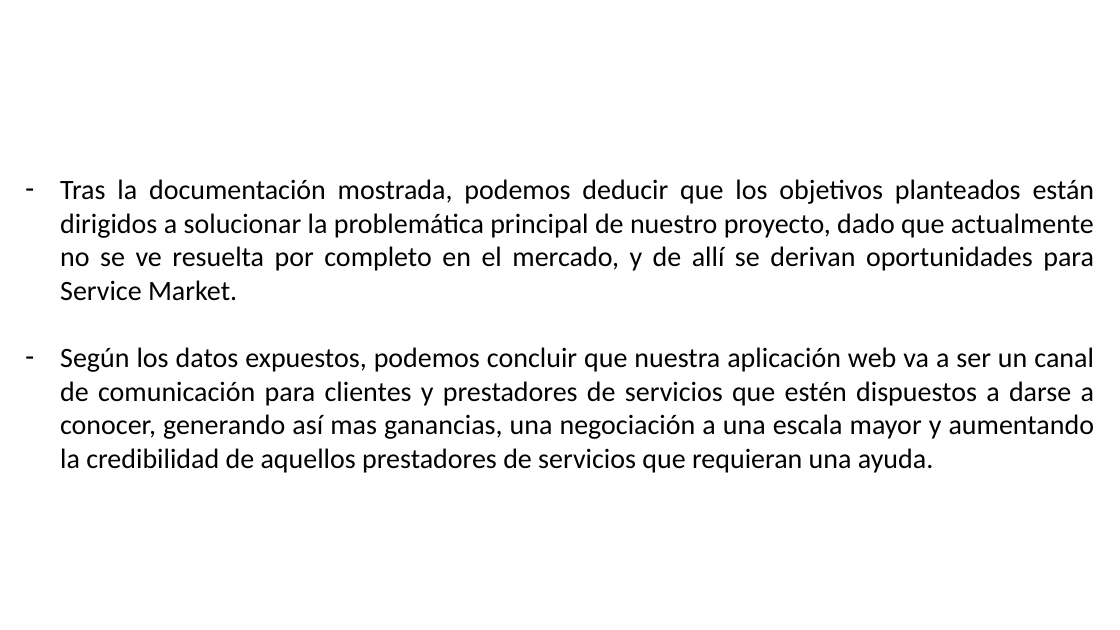
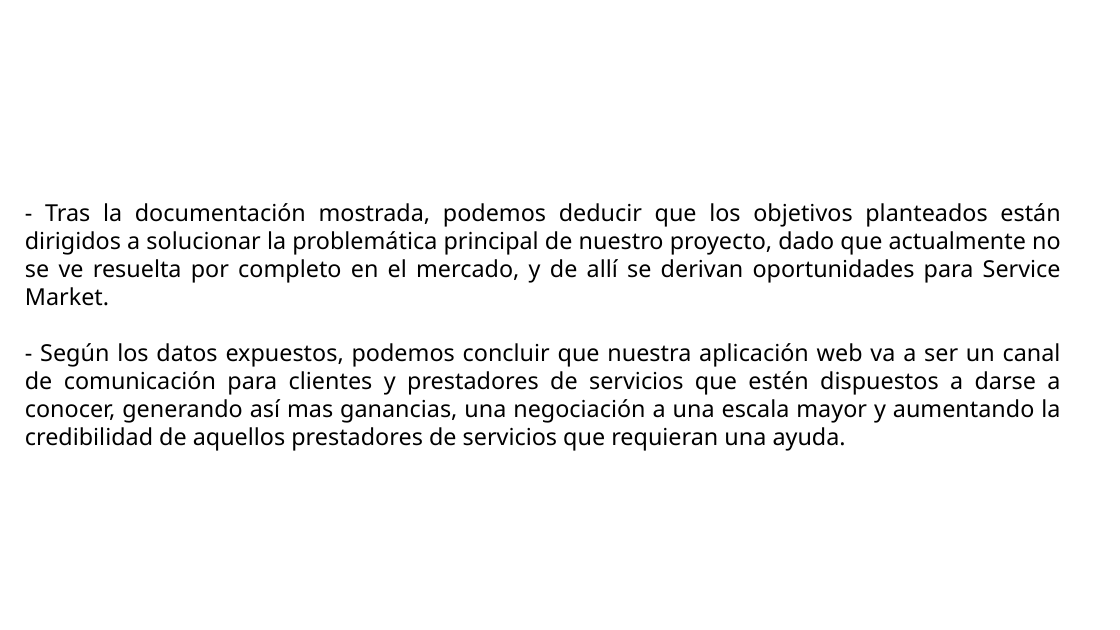
Before and after one commit to yeseniaquejada/SERVICE_MARKET, a slide deck: slide 32 of PROYECTO FORMATIVO.pptx (slide 33 before the commit). Drawn at 1120x630 pixels with LibreOffice and Linux fonts; fonts in the diff are those of the drawing; background and template pictures are left out. Boxes give left, top, right and bottom in pixels: in the first picture for what was removed or moved away, otherwise in the second. Text is boxed around its words. In the diff, an @@ line names an element or a change of style, - is before the commit and + after.

```diff
--- a/PROYECTO FORMATIVO.pptx
+++ b/PROYECTO FORMATIVO.pptx
@@ text at (25,203,1061,451): text changed; size 24 to 20 pt; font Calibri to Noto Sans @@
-– Tras la documentación mostrada, podemos deducir que los objetivos planteados están dirigidos a solucionar la problemática principal de nuestro proyecto, dado que actualmente no se ve resuelta por completo en el mercado, y de allí se derivan oportunidades para Service Market.
-– Según los datos expuestos, podemos concluir que nuestra aplicación web va a ser un canal de comunicación para clientes y prestadores de servicios que estén dispuestos a darse a conocer, generando así mas ganancias, una negociación a una escala mayor y aumentando la credibilidad de aquellos prestadores de servicios que requieran una ayuda.
+- Tras la documentación mostrada, podemos deducir que los objetivos planteados están dirigidos a solucionar la problemática principal de nuestro proyecto, dado que actualmente no se ve resuelta por completo en el mercado, y de allí se derivan oportunidades para Service Market.
+- Según los datos expuestos, podemos concluir que nuestra aplicación web va a ser un canal de comunicación para clientes y prestadores de servicios que estén dispuestos a darse a conocer, generando así mas ganancias, una negociación a una escala mayor y aumentando la credibilidad de aquellos prestadores de servicios que requieran una ayuda.
```
Also in this commit, not shown: 26 other slides changed, 2 slides added, 3 slides removed, 6 other files.
